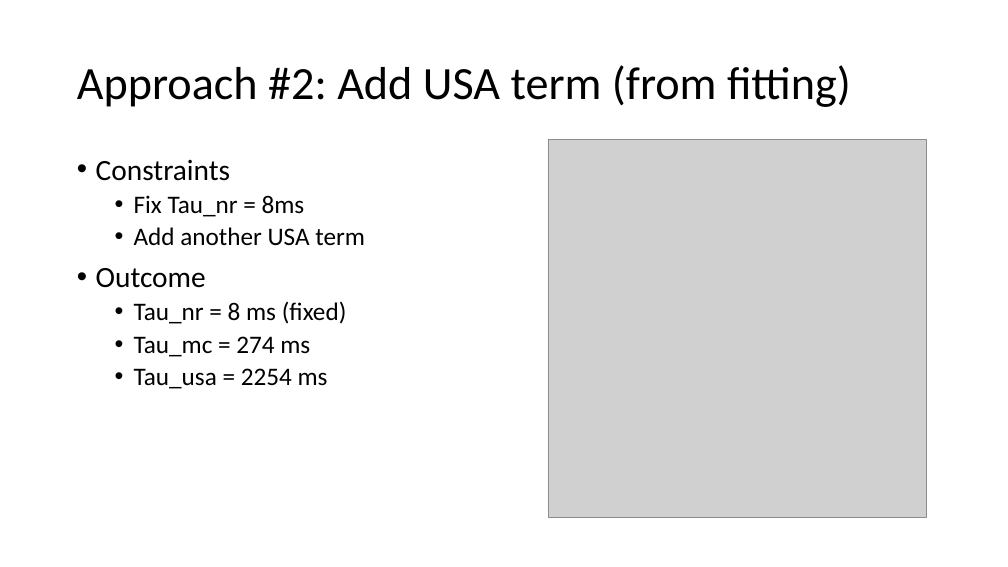
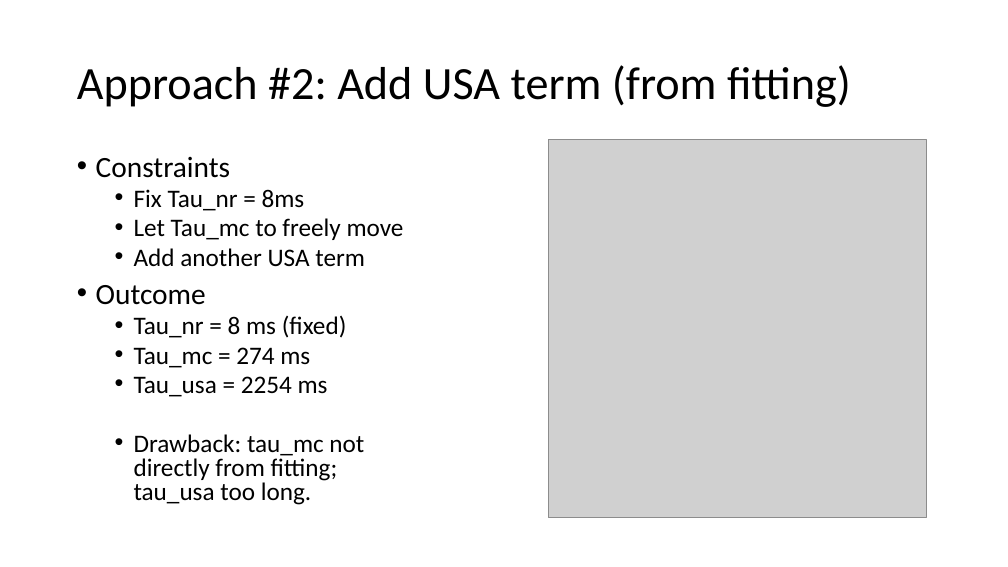
Before and after one commit to yw5aj/PlosCompBiol, a slide deck: slide 3 of notes/Approach_20160220.pptx. Drawn at 1008x567 pixels with LibreOffice and Linux fonts; fonts in the diff are those of the drawing; grey boxes stand for pictures. Boxes give left, top, right and bottom in pixels: in the first picture for what was removed or moved away, otherwise in the second. Text is boxed around its words. In the diff, an @@ line names an element or a change of style, - is before the commit and + after.

```diff
--- a/notes/Approach_20160220.pptx
+++ b/notes/Approach_20160220.pptx
@@ text at (96,157,365,397): line spacing 0.9 to 0.8 @@
@@ text at (134,218,404,240): paragraph added @@
+  • Let Tau_mc to freely move
@@ text at (134,434,364,505): paragraph added @@
+  • Drawback: tau_mc not directly from fitting; tau_usa too long.
```
Also in this commit, not shown: 2 other slides changed, 1 other file.
